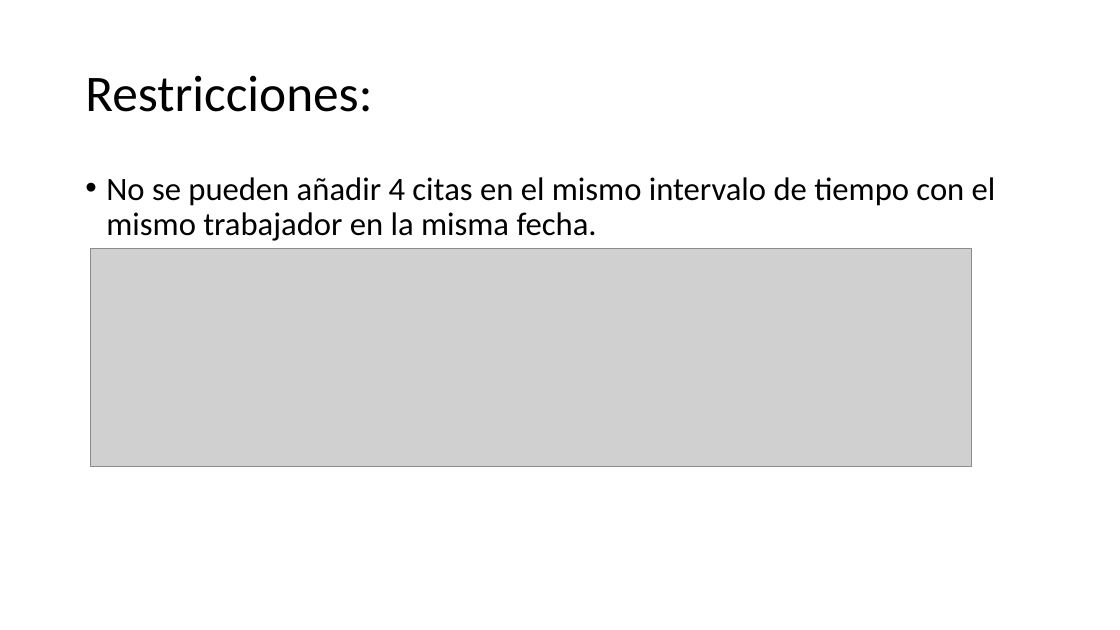
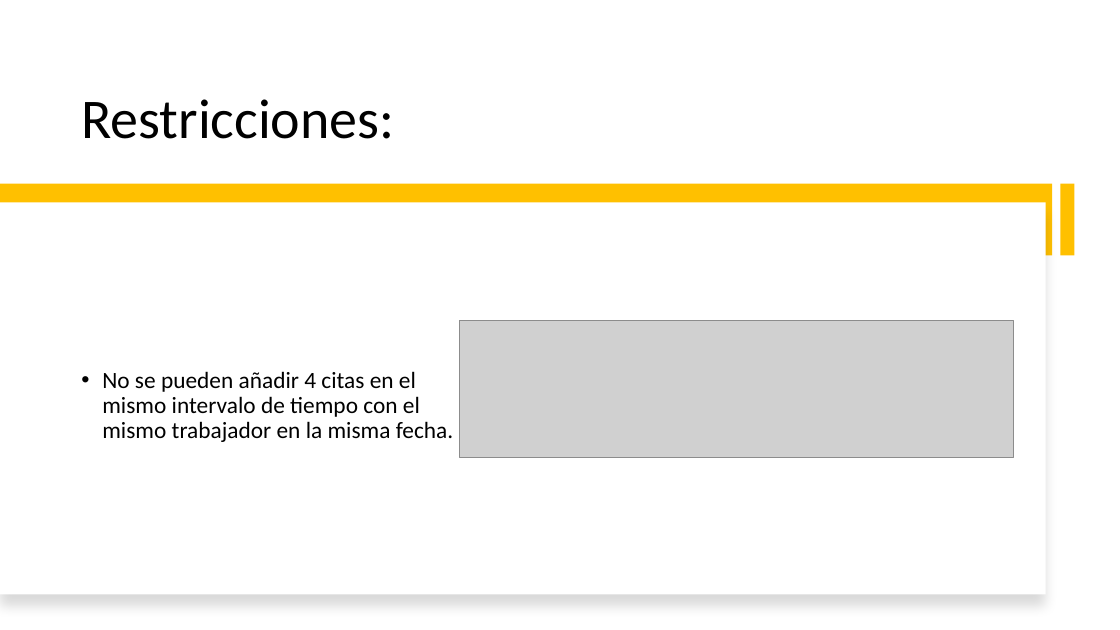
Before and after one commit to JiaChengZhang14/Proyecto_Grupal-ITV, a slide deck: slide 14 of comun/PresentacionITV.pptx. Drawn at 1120x630 pixels with LibreOffice and Linux fonts; fonts in the diff are those of the drawing; grey boxes stand for pictures. Boxes give left, top, right and bottom in pixels: in the first picture for what was removed or moved away, otherwise in the second. Text is boxed around its words. In the diff, an @@ line names an element or a change of style, - is before the commit and + after.

```diff
--- a/comun/PresentacionITV.pptx
+++ b/comun/PresentacionITV.pptx
@@ title "Restricciones:" at (x1=81, y1=99, x2=394, y2=139): size 44 to 48 pt; vertical alignment middle to bottom @@
@@ rectangle added at (x1=0, y1=184, x2=1053, y2=255), fill #FFC000 @@
@@ rectangle added at (x1=0, y1=202, x2=1046, y2=595), fill #FFFFFF @@
@@ rectangle added at (x1=1060, y1=184, x2=1075, y2=255), fill #FFC000 @@
@@ text "No se pueden añadir 4 ..." moved from (x1=106, y1=177, x2=996, y2=241) to (x1=102, y1=371, x2=453, y2=442) @@
@@ text "No se pueden añadir 4 ..." at (x1=102, y1=371, x2=453, y2=442): size 28 to 20 pt; vertical alignment top to middle @@
@@ picture resized from (x1=91, y1=248, x2=972, y2=466) to (x1=460, y1=320, x2=1014, y2=457) @@
```
Also in this commit, not shown: 8 other slides changed, 7 slides added, 1 slide removed, 2 other files.
